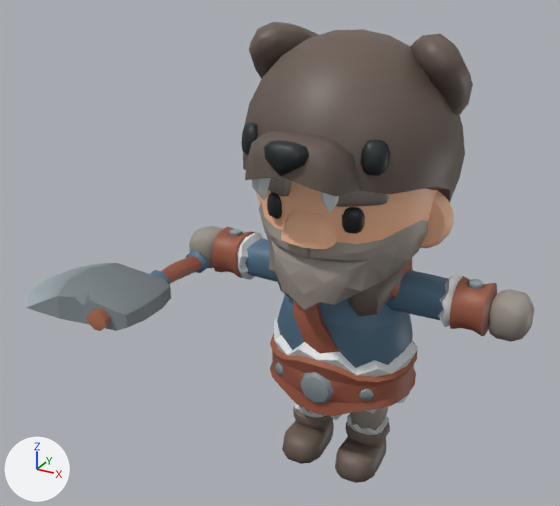
Two versions of the glTF model src/assets/models/worker.glb, one commit apart.
Both versions are drawn from a 50 mm lens placed at (1.5, -3.45, 2.89), pointed at (-0.28, -0.22, 1.27). Arrows for +X, +Y and +Z are at lower left; the lights stay in place. The picture after the commit comes second. Where no turn or scale is listed for an object, it has been applied to the vertices.

The first picture shows '1H_Axe', 'Barbarian_ArmLeft', 'Barbarian_ArmRight', 'Barbarian_Body', 'Barbarian_Hat', 'Barbarian_Head', 'Barbarian_LegLeft', 'Barbarian_LegRight'.
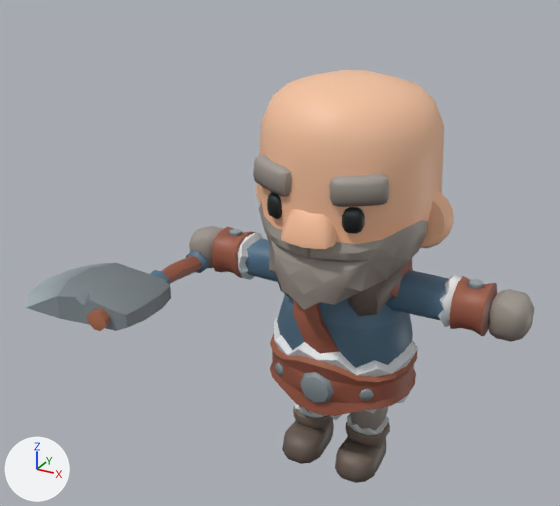
What differs and where, as boxes (x1, y1, x2, y2) in the pictures (560 x 506 px):
'Barbarian_Hat', deleted
    before: (241, 22, 473, 213)

The edits, one by one:
Object 'Barbarian_Hat' (ob_barbarian_hat) is deleted.
